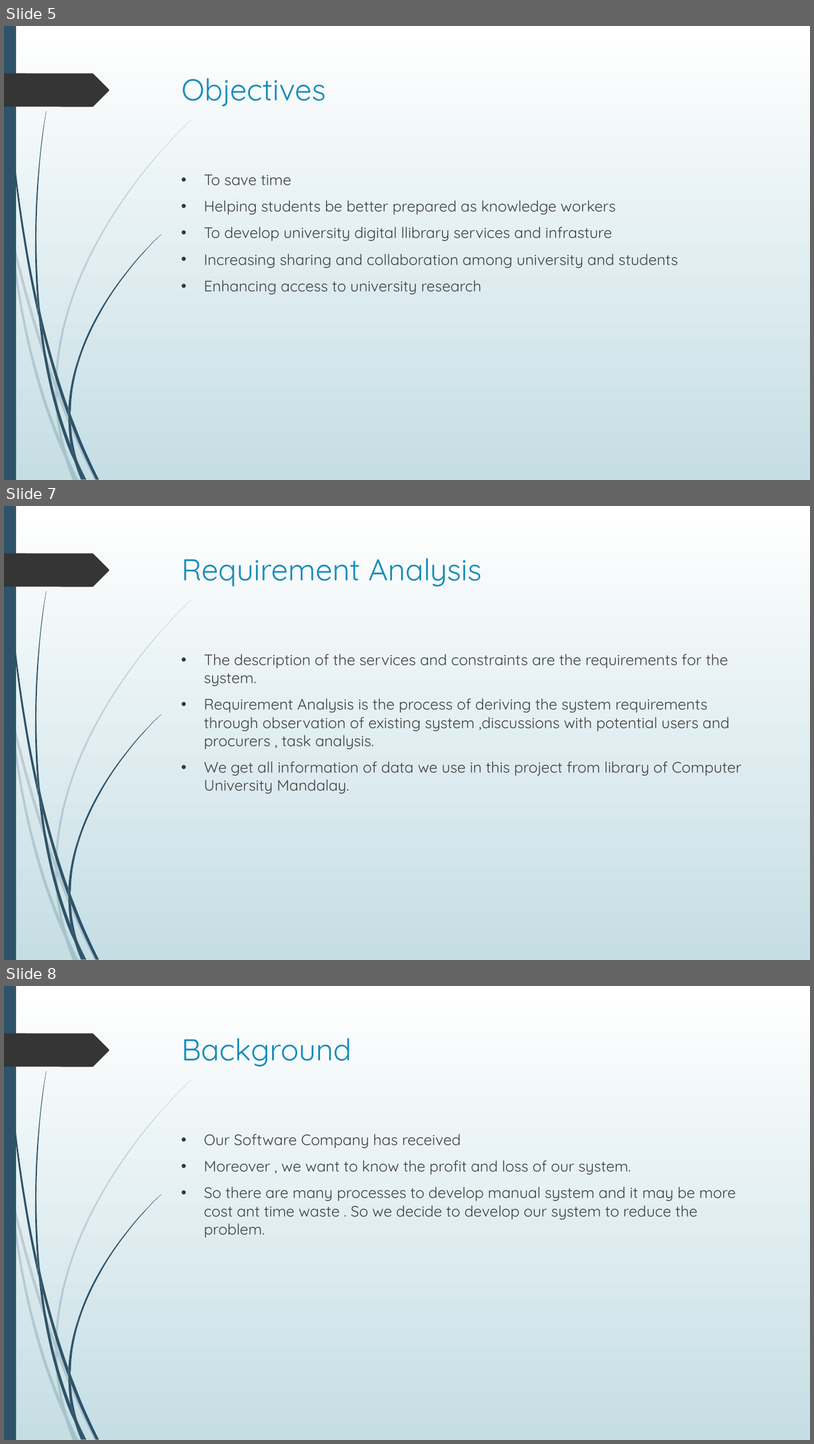
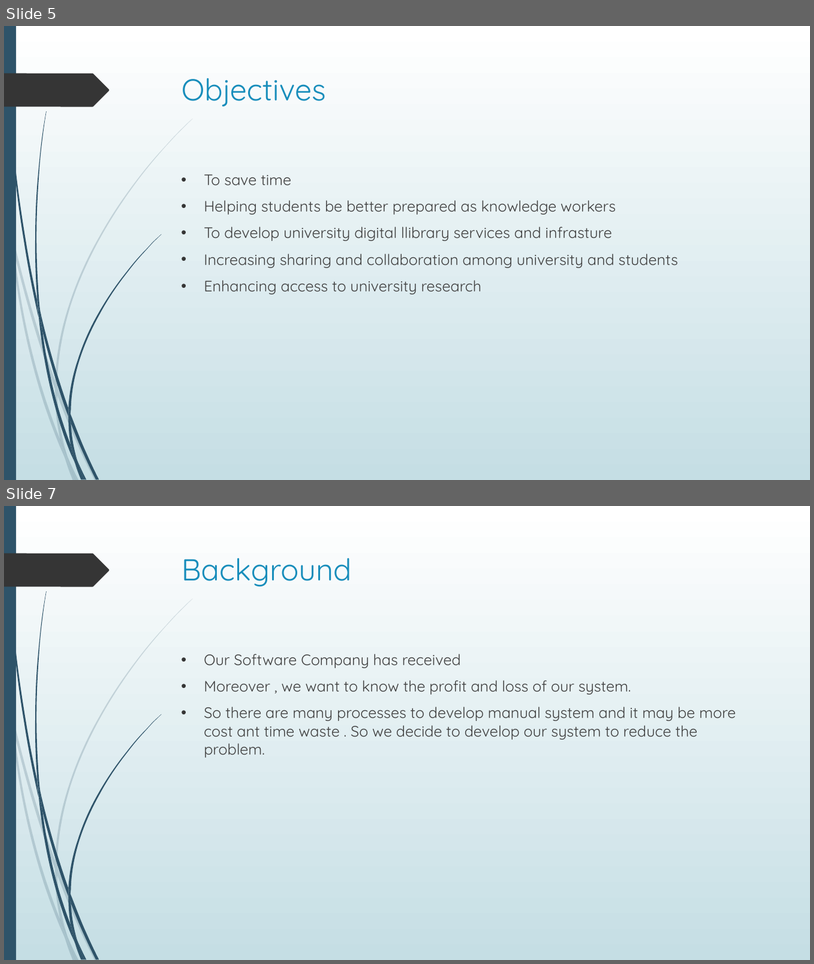
Before and after one commit to bravo-mdy-geo/ETD-project, a slide deck: powerpoint.pptx. Shown one above the other, each under a label of ours: slides 5, 7 and 8 before the commit, slides 5 and 7 after it; the slides between them are not shown. The pictures are 814x1444 and 814x964 pixels, drawn with LibreOffice and Linux fonts; fonts in the diff are those of the drawing. Boxes give left, top, right and bottom in pixels: in the first picture for what was removed or moved away, otherwise in the second. Text is boxed around its words. In the diff, an @@ line names an element or a change of style, - is before the commit and + after.

Commit message:
delete requirement analysis

```diff
--- a/powerpoint.pptx
+++ b/powerpoint.pptx
@@ slide 7 removed at <box>4,506,810,960</box>, background gradient #FFFFFF to #C5DEE5; not listed: 24 template elements that a slide beside it also shows @@
@@ title removed at <box>182,558,482,586</box> @@
-Requirement Analysis
@@ text removed at <box>204,654,742,793</box> @@
-• The description of the services and constraints are the requirements for the system.
-• Requirement Analysis is the process of deriving the system requirements through observation of existing system ,discussions with potential users and procurers , task analysis.
-• We get all information of data we use in this project from library of Computer University Mandalay.
@@ what was slide 8 is now slide 7 @@
```
Also in this commit, not shown: 1 slide changed, 1 slide added, 1 other slide removed.
